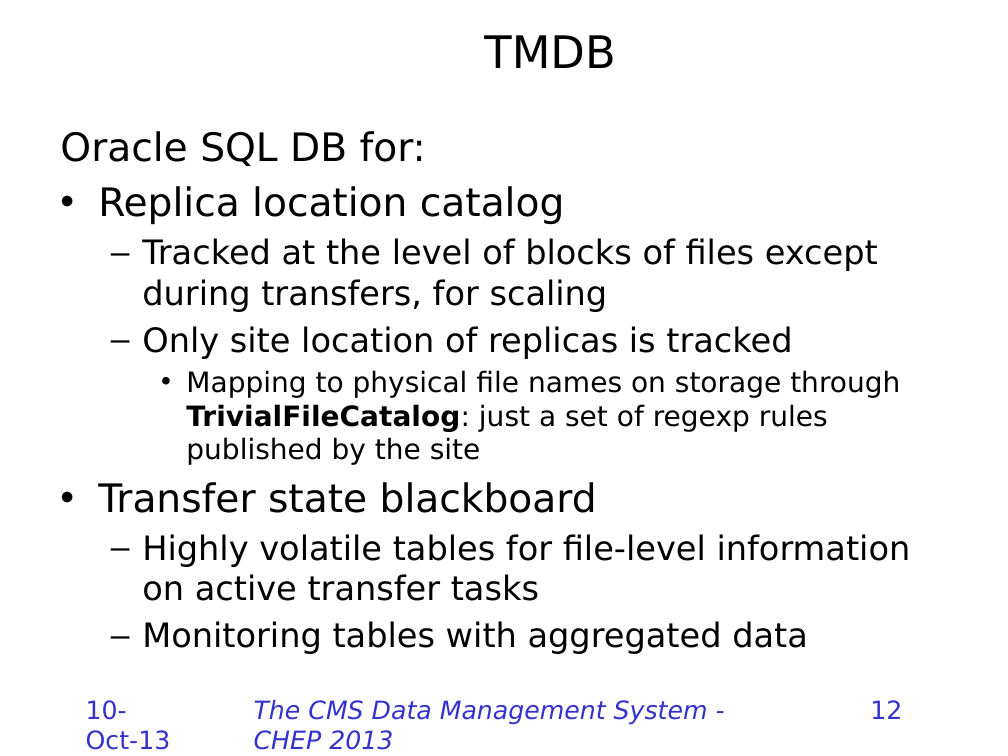
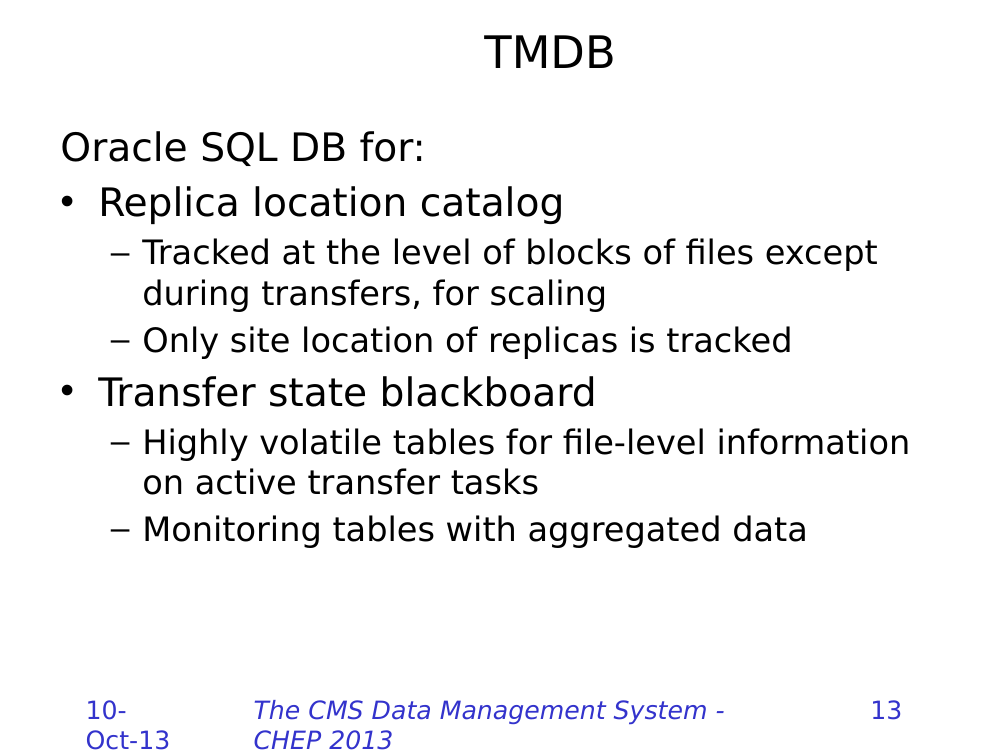
Before and after one commit to TonyWildish/CHEP-2013-DMWM, a slide deck: slide 13 of CMS-Data-Management/Slides/The CMS Data Management System.pptx (slide 12 before the commit). Drawn at 1008x756 pixels with LibreOffice and Linux fonts; fonts in the diff are those of the drawing; background and template pictures are left out. Boxes give left, top, right and bottom in pixels: in the first picture for what was removed or moved away, otherwise in the second. Text is boxed around its words. In the diff, an @@ line names an element or a change of style, - is before the commit and + after.

```diff
--- a/CMS-Data-Management/Slides/The CMS Data Management System.pptx
+++ b/CMS-Data-Management/Slides/The CMS Data Management System.pptx
@@ text at (186, 370, 900, 465): paragraph removed @@
-    • Mapping to physical file names on storage through TrivialFileCatalog: just a set of regexp rules published by the site
@@ page number at (870, 700, 902, 720): text changed @@
-12
+13
```
Also in this commit, not shown: 13 other slides changed, 1 slide added.
